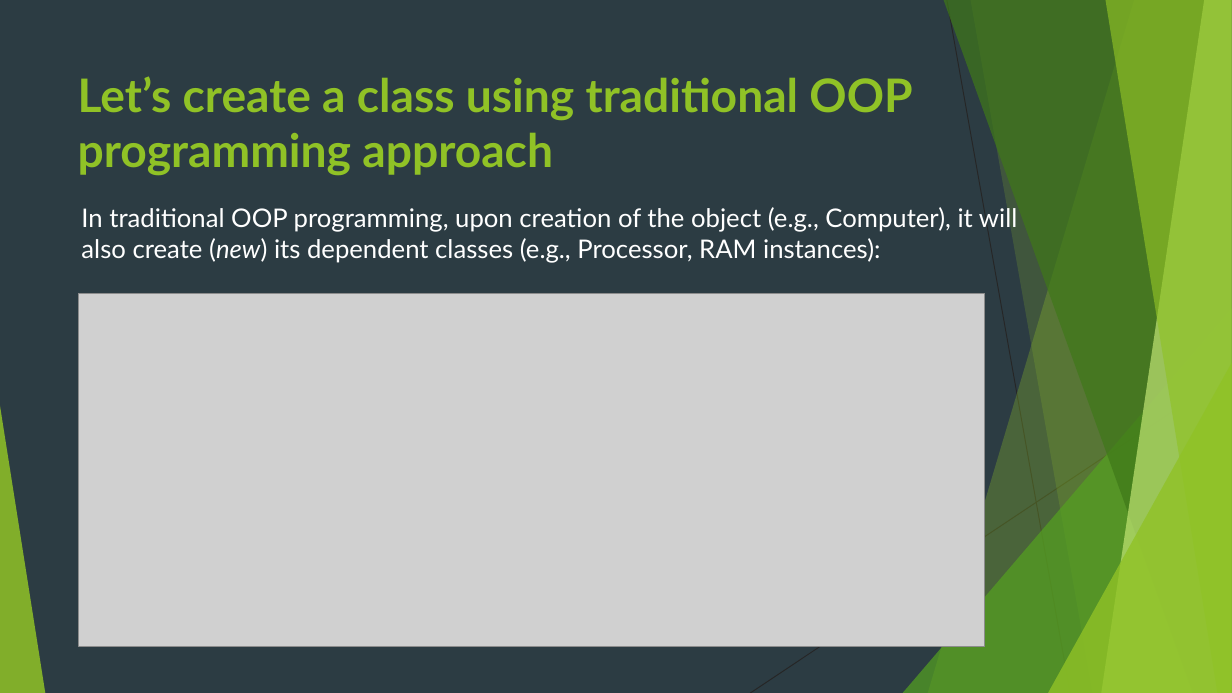
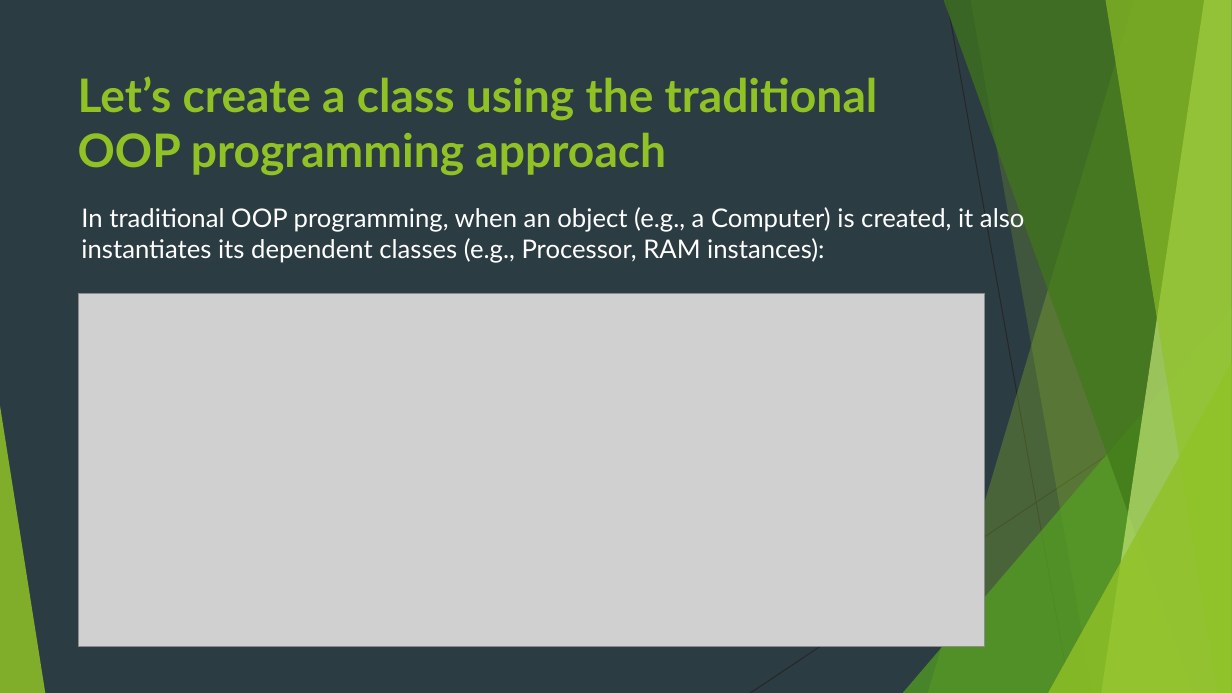
Before and after one commit to idanshal/sb-todo-app-tdp, a slide deck: slide 9 of course_data/presentations/practical_spring_boot_for_tdp.pptx. Drawn at 1232x693 pixels with LibreOffice and Linux fonts; fonts in the diff are those of the drawing; grey boxes stand for pictures. Boxes give left, top, right and bottom in pixels: in the first picture for what was removed or moved away, otherwise in the second. Text is boxed around its words. In the diff, an @@ line names an element or a change of style, - is before the commit and + after.

```diff
--- a/course_data/presentations/practical_spring_boot_for_tdp.pptx
+++ b/course_data/presentations/practical_spring_boot_for_tdp.pptx
@@ title at (78,76,878,176): text changed @@
-Let’s create a class using traditional OOP programming approach
+Let’s create a class using the traditional OOP programming approach
@@ text at (81,205,1025,263): text changed @@
-In traditional OOP programming, upon creation of the object (e.g., Computer), it will also create (new) its dependent classes (e.g., Processor, RAM instances):
+In traditional OOP programming, when an object (e.g., a Computer) is created, it also instantiates its dependent classes (e.g., Processor, RAM instances):
```
Also in this commit, not shown: 6 other slides changed, 2 other files.
